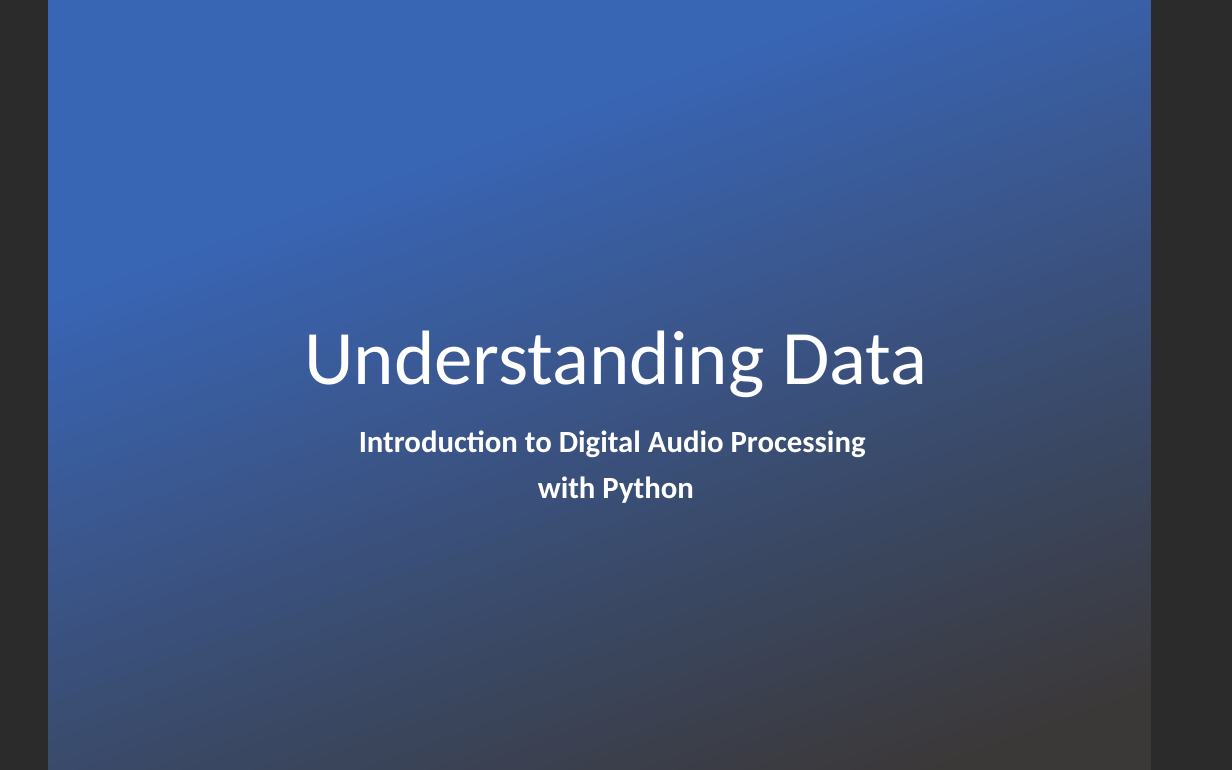
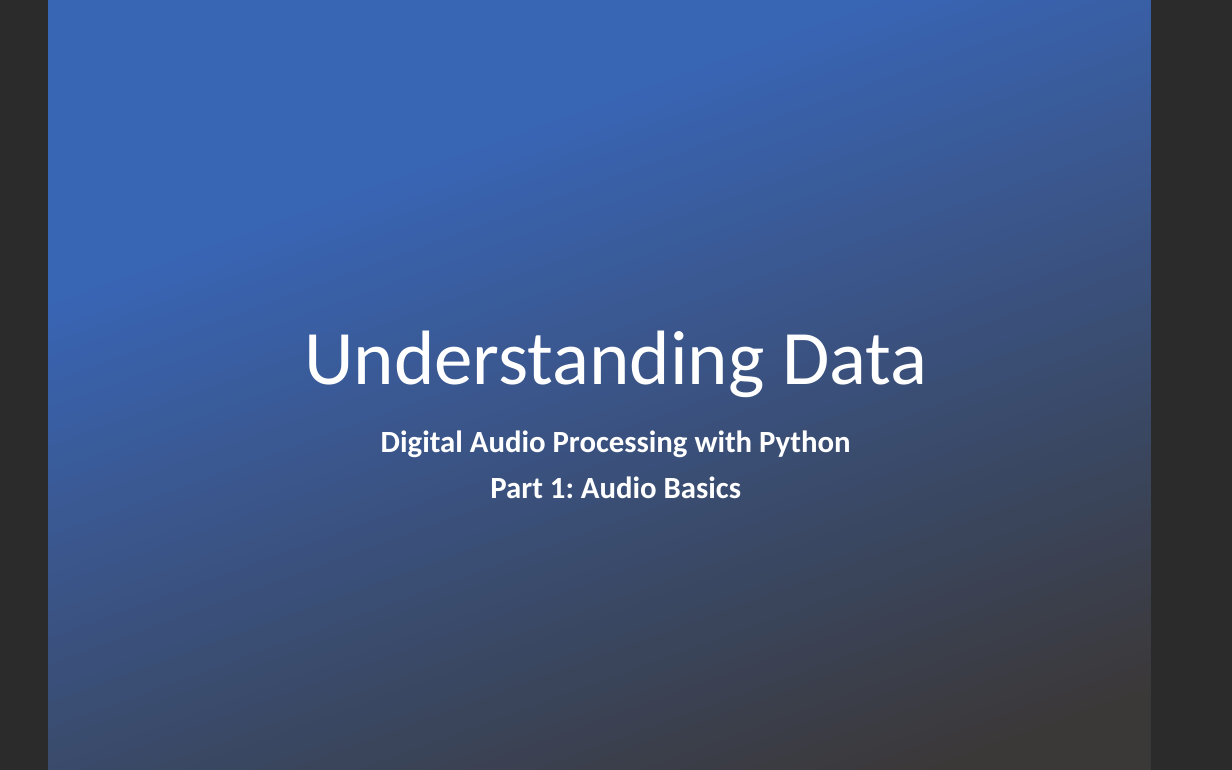
Before and after one commit to LongBaoNguyen/longbaonguyen.github.io, a slide deck: slide 1 of courses/apcsp/lect16.pptx. Drawn at 1232x770 pixels with LibreOffice and Linux fonts; fonts in the diff are those of the drawing; background and template pictures are left out; a plain dark background stands for a picture behind light text. Boxes give left, top, right and bottom in pixels: in the first picture for what was removed or moved away, otherwise in the second. Text is boxed around its words. In the diff, an @@ line names an element or a change of style, - is before the commit and + after.

Commit message:
audiolab

```diff
--- a/courses/apcsp/lect16.pptx
+++ b/courses/apcsp/lect16.pptx
@@ subtitle at (x1=381, y1=430, x2=851, y2=499): text changed @@
-Introduction to Digital Audio Processing
-with Python
+Digital Audio Processing with Python
+Part 1: Audio Basics
```
Also in this commit, not shown: 1 slide added, 18 other files.
